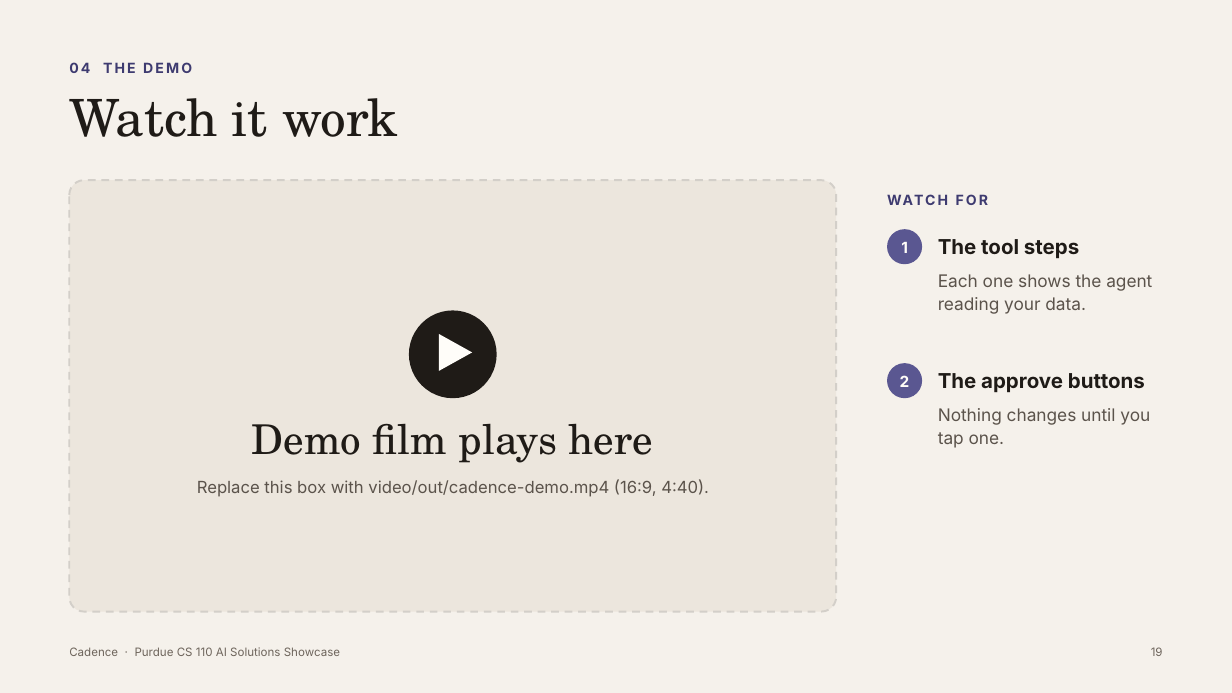
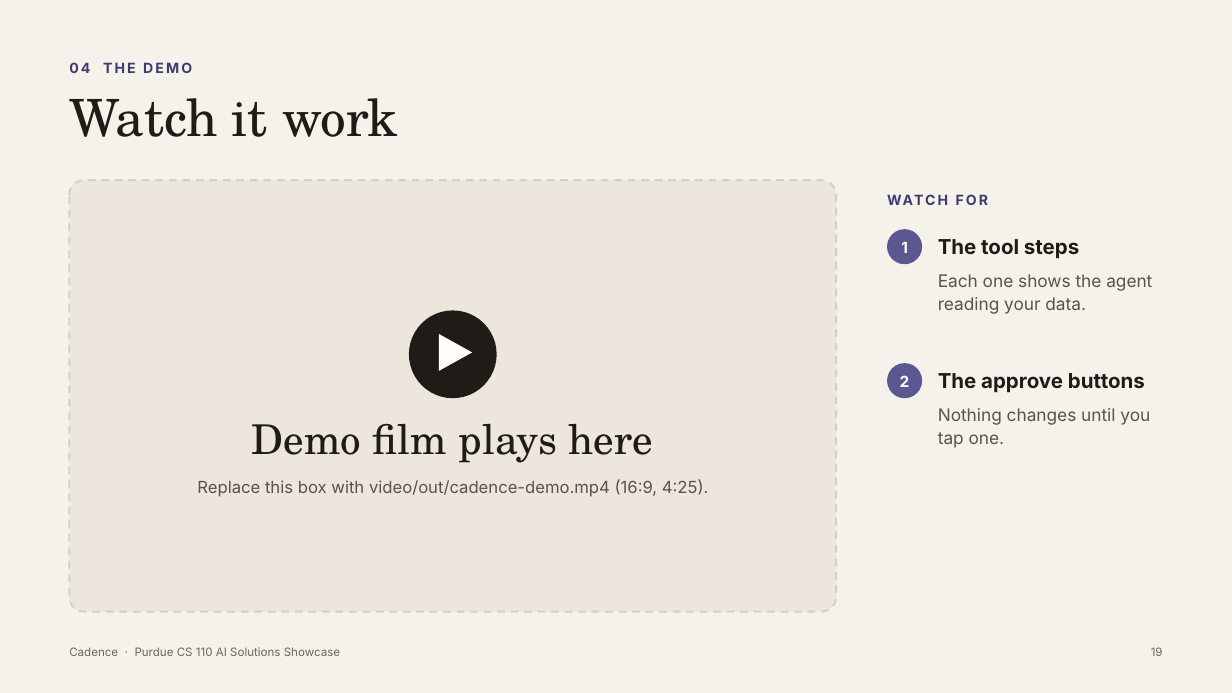
Before and after one commit to tarushvkodes/cadence, a slide deck: slide 19 of deck/Cadence-Capstone.pptx. Drawn at 1232x693 pixels with LibreOffice and Linux fonts; fonts in the diff are those of the drawing. Boxes give left, top, right and bottom in pixels: in the first picture for what was removed or moved away, otherwise in the second. Text is boxed around its words. In the diff, an @@ line names an element or a change of style, - is before the commit and + after.

```diff
--- a/deck/Cadence-Capstone.pptx
+++ b/deck/Cadence-Capstone.pptx
@@ text at [197, 479, 708, 497]: text changed @@
-Replace this box with video/out/cadence-demo.mp4 (16:9, 4:40).
+Replace this box with video/out/cadence-demo.mp4 (16:9, 4:25).
```
Also in this commit, not shown: 1 other slide changed, 15 other files.
